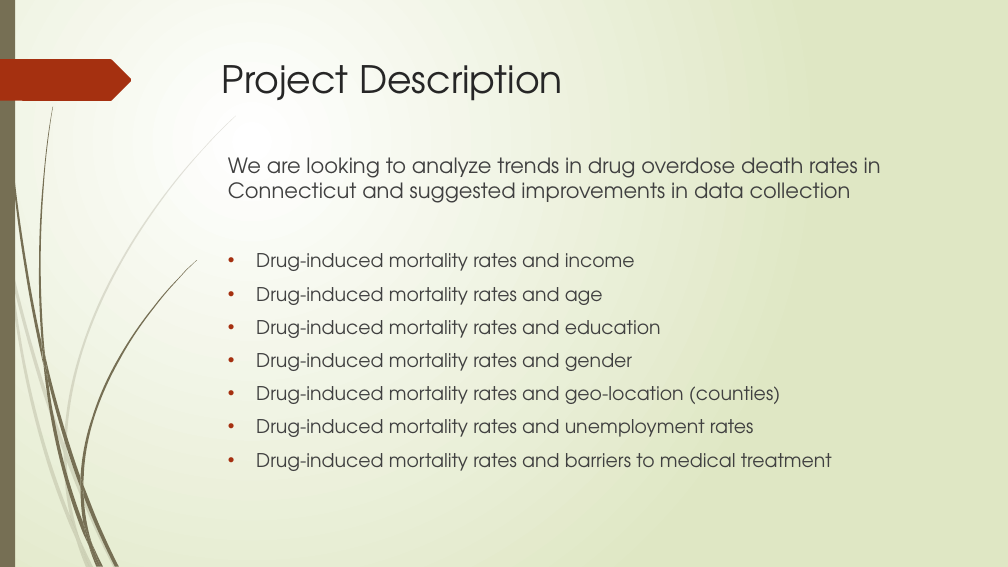
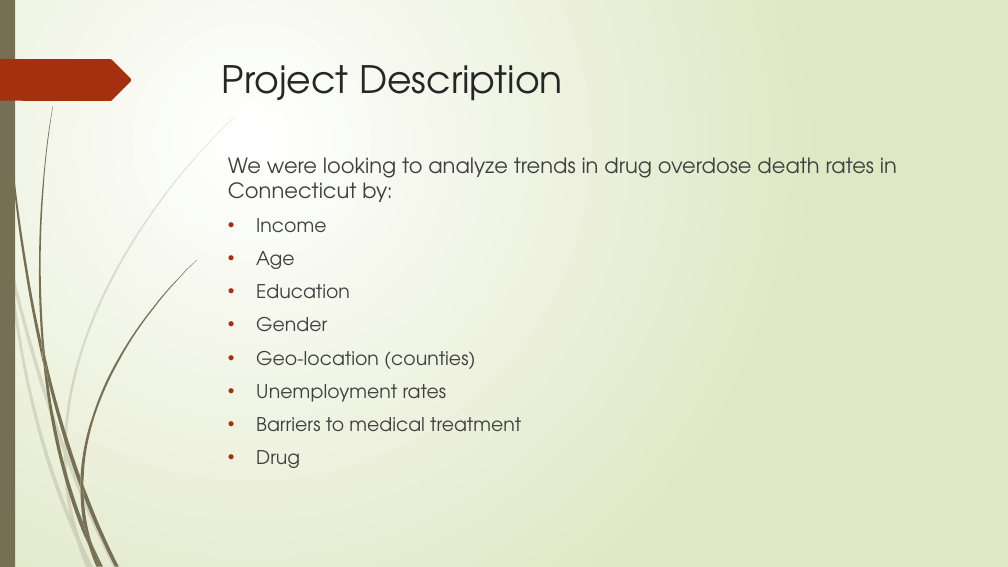
Before and after one commit to yayunl/DataViz-Project1, a slide deck: slide 2 of Drug Mortality and Socio-Economic conditions in Connecticut.pptx. Drawn at 1008x567 pixels with LibreOffice and Linux fonts; fonts in the diff are those of the drawing. Boxes give left, top, right and bottom in pixels: in the first picture for what was removed or moved away, otherwise in the second. Text is boxed around its words. In the diff, an @@ line names an element or a change of style, - is before the commit and + after.

Commit message:
Updated powerpoint; ready for editing

```diff
--- a/Drug Mortality and Socio-Economic conditions in Connecticut.pptx
+++ b/Drug Mortality and Socio-Economic conditions in Connecticut.pptx
@@ text at [228,157,897,468]: text changed @@
-We are looking to analyze trends in drug overdose death rates in Connecticut and suggested improvements in data collection
-• Drug-induced mortality rates and income
-• Drug-induced mortality rates and age
-• Drug-induced mortality rates and education
-• Drug-induced mortality rates and gender
-• Drug-induced mortality rates and geo-location (counties)
-• Drug-induced mortality rates and unemployment rates
-• Drug-induced mortality rates and barriers to medical treatment
+We were looking to analyze trends in drug overdose death rates in Connecticut by:
+• Income
+• Age
+• Education
+• Gender
+• Geo-location (counties)
+• Unemployment rates
+• Barriers to medical treatment
+• Drug
```
Also in this commit, not shown: 8 slides added, 1 slide removed.
